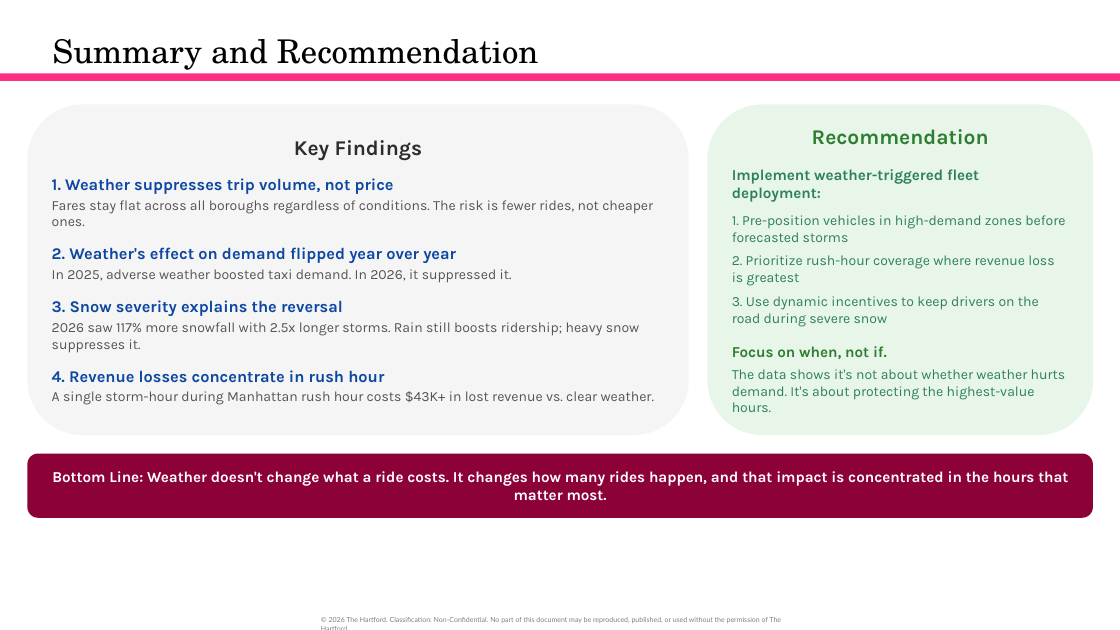
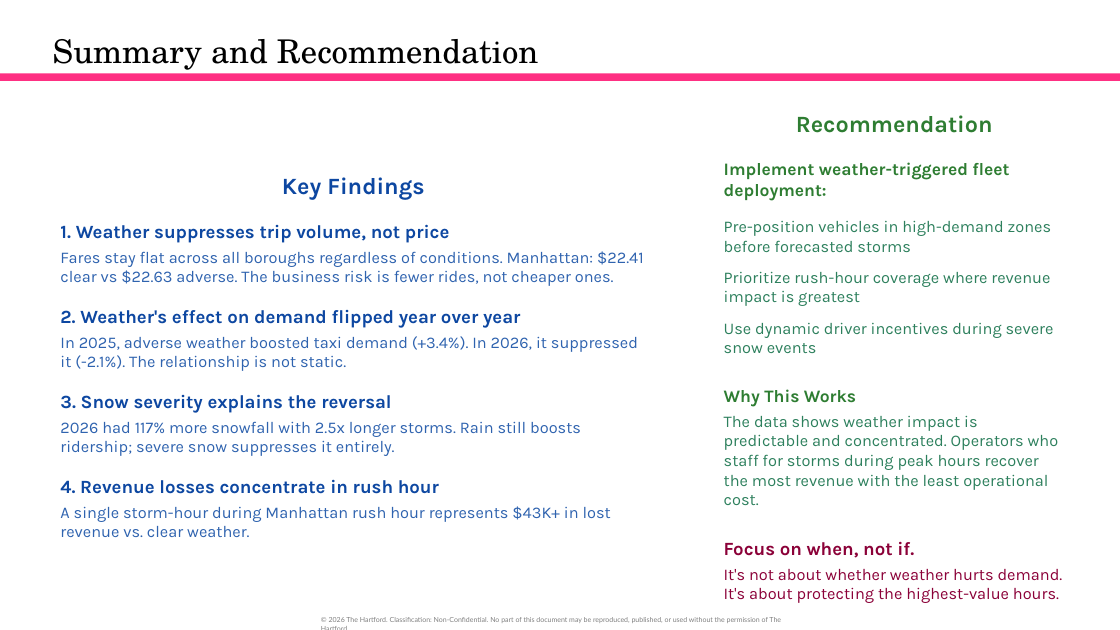
Before and after one commit to orlandojmarin/nyc-taxi-capstone, a slide deck: slide 17 of docs/Capstone_Presentation (10).pptx. Drawn at 1120x630 pixels with LibreOffice and Linux fonts; fonts in the diff are those of the drawing. Boxes give left, top, right and bottom in pixels: in the first picture for what was removed or moved away, otherwise in the second. Text is boxed around its words. In the diff, an @@ line names an element or a change of style, - is before the commit and + after.

```diff
--- a/docs/Capstone_Presentation (10).pptx
+++ b/docs/Capstone_Presentation (10).pptx
@@ text "Key Findings" moved from (x1=28, y1=104, x2=689, y2=435) to (x1=60, y1=177, x2=644, y2=537) @@
@@ text "Key Findings" at (x1=60, y1=177, x2=644, y2=537): fill #F5F5F5 to none @@
@@ text "Recommendation" moved from (x1=707, y1=104, x2=1093, y2=435) to (x1=724, y1=115, x2=1063, y2=603) @@
@@ text "Recommendation" at (x1=724, y1=115, x2=1063, y2=603): fill #E8F5E9 to none @@
@@ text at (x1=724, y1=115, x2=1009, y2=558): size 18 to 20 pt in "Recommendation"; size 13 to 15 pt, text colour #2D805D to #2E7D32 in "Implement weather-triggered fleet deployment:"; size 13 to 16 pt, text colour #2E7D32 to #8B0138 in "Focus on when, not if."; more space between paragraphs @@
@@ text at (x1=60, y1=177, x2=520, y2=494): size 18 to 20 pt, text colour #2D2D2D to #0D47A1 in "Key Findings"; size 14 to 16 pt in "1. Weather suppresses trip volume, not price", "2. Weather's effect on demand flipped year ...", "3. Snow severity explains the reversal", "4. Revenue losses concentrate in rush hour"; more space between paragraphs @@
@@ text at (x1=724, y1=221, x2=1059, y2=505): text changed; size 12 to 14 pt @@
-1. Pre-position vehicles in high-demand zones before forecasted storms
-2. Prioritize rush-hour coverage where revenue loss is greatest
-3. Use dynamic incentives to keep drivers on the road during severe snow
+Pre-position vehicles in high-demand zones before forecasted storms
+Prioritize rush-hour coverage where revenue impact is greatest
+Use dynamic driver incentives during severe snow events
+Why This Works
+The data shows weather impact is predictable and concentrated. Operators who staff for storms during peak hours recover the most revenue with the least operational cost.
@@ text at (x1=60, y1=251, x2=644, y2=286): text changed; size 12 to 14 pt; text colour #555555 to #2F63AF @@
-Fares stay flat across all boroughs regardless of conditions. The risk is fewer rides, not cheaper ones.
+Fares stay flat across all boroughs regardless of conditions. Manhattan: $22.41 clear vs $22.63 adverse. The business risk is fewer rides, not cheaper ones.
@@ text at (x1=60, y1=336, x2=638, y2=371): text changed; size 12 to 14 pt; text colour #555555 to #2F63AF @@
-In 2025, adverse weather boosted taxi demand. In 2026, it suppressed it.
+In 2025, adverse weather boosted taxi demand (+3.4%). In 2026, it suppressed it (-2.1%). The relationship is not static.
@@ text at (x1=60, y1=421, x2=581, y2=456): text changed; size 12 to 14 pt; text colour #555555 to #2F63AF @@
-2026 saw 117% more snowfall with 2.5x longer storms. Rain still boosts ridership; heavy snow suppresses it.
+2026 had 117% more snowfall with 2.5x longer storms. Rain still boosts ridership; severe snow suppresses it entirely.
@@ rounded rectangle removed at (x1=28, y1=454, x2=1094, y2=518) @@
-Bottom Line: Weather doesn't change what a ride costs. It changes how many rides happen, and that impact is concentrated in the hours that matter most.
@@ text at (x1=60, y1=506, x2=611, y2=537): text changed; size 12 to 14 pt; text colour #555555 to #2F63AF @@
-A single storm-hour during Manhattan rush hour costs $43K+ in lost revenue vs. clear weather.
+A single storm-hour during Manhattan rush hour represents $43K+ in lost revenue vs. clear weather.
@@ text at (x1=724, y1=569, x2=1063, y2=603): text changed; size 12 to 14 pt; text colour #2D805D to #8B0138 @@
-The data shows it's not about whether weather hurts demand. It's about protecting the highest-value hours.
+It's not about whether weather hurts demand. It's about protecting the highest-value hours.
```
